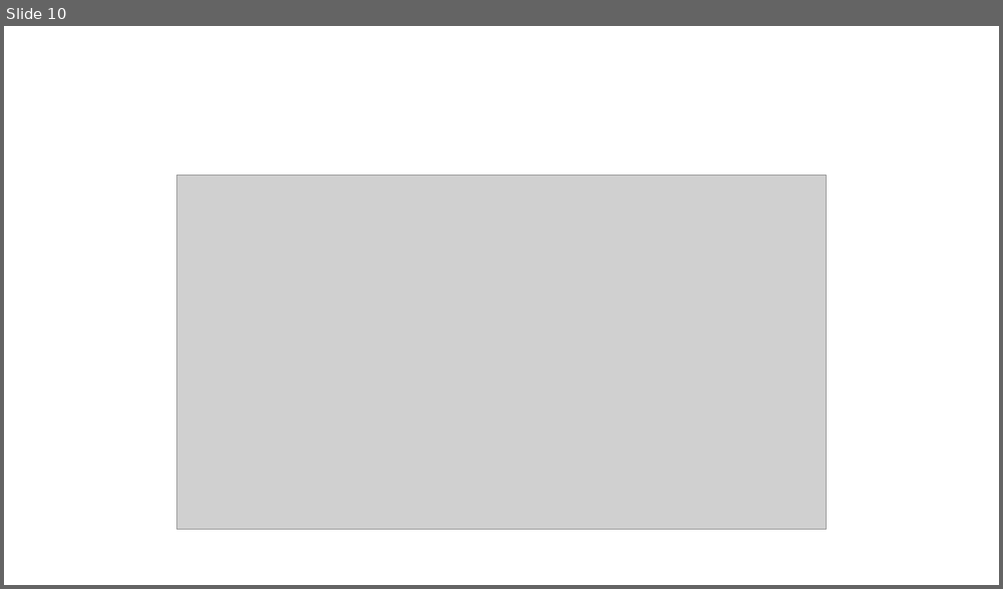
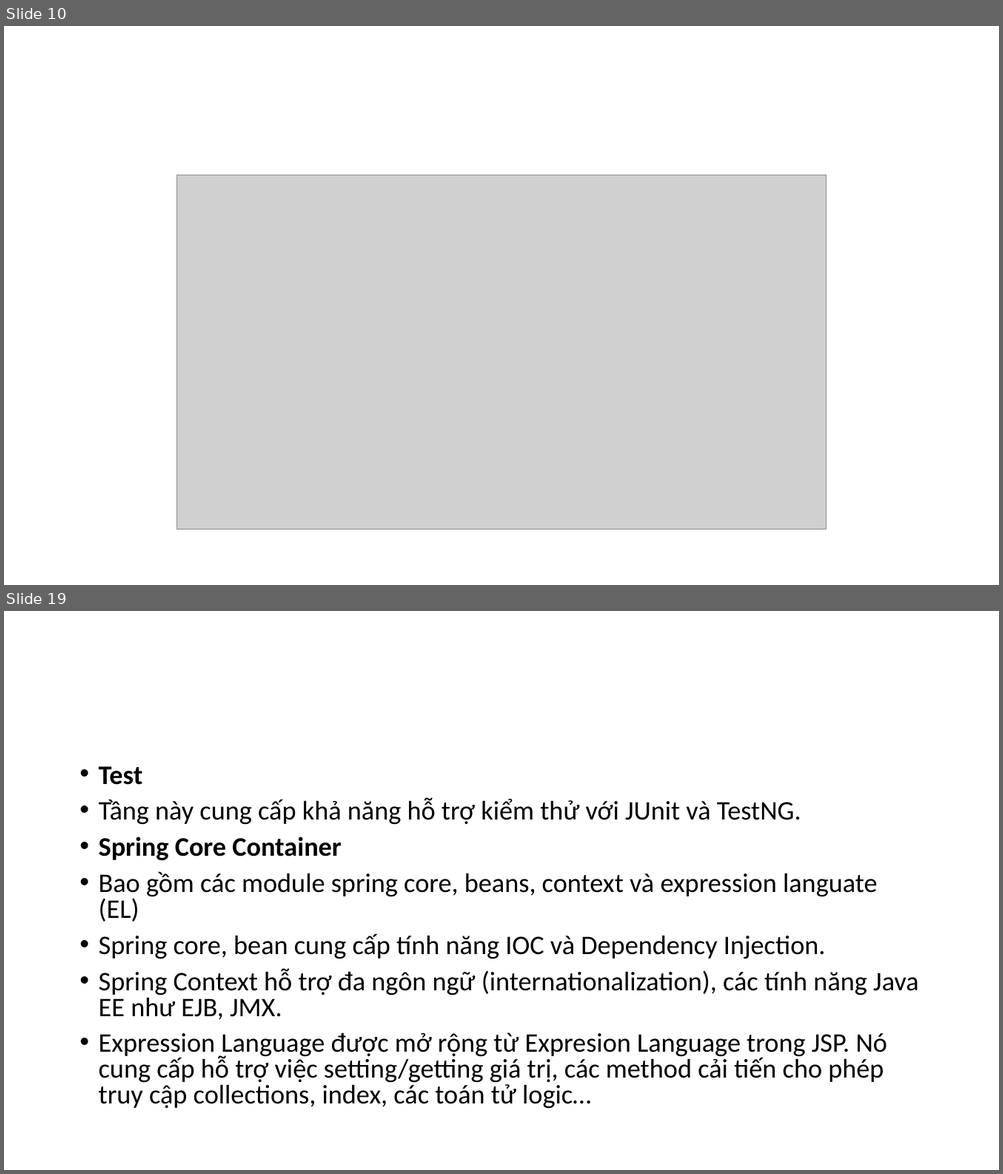
Before and after one commit to hoanghiep8921/t3h_demo, a slide deck: slide-t3h/Webservices.pptx. Shown one above the other, each under a label of ours: slide 10 before the commit, slides 10 and 19 after it; the slides between them are not shown. The pictures are 1003x589 and 1003x1174 pixels, drawn with LibreOffice and Linux fonts; fonts in the diff are those of the drawing; grey boxes stand for pictures. Boxes give left, top, right and bottom in pixels: in the first picture for what was removed or moved away, otherwise in the second. Text is boxed around its words. In the diff, an @@ line names an element or a change of style, - is before the commit and + after.

```diff
--- a/slide-t3h/Webservices.pptx
+++ b/slide-t3h/Webservices.pptx
@@ slide 19 added at <box>4,611,999,1170</box>, background #FFFFFF @@
@@ text added at <box>99,766,919,1109</box>, 25.9 pt, text #000000 @@
+• Test
+• Tầng này cung cấp khả năng hỗ trợ kiểm thử với JUnit và TestNG.
+• Spring Core Container
+• Bao gồm các module spring core, beans, context và expression languate (EL)
+• Spring core, bean cung cấp tính năng IOC và Dependency Injection.
+• Spring Context hỗ trợ đa ngôn ngữ (internationalization), các tính năng Java EE như EJB, JMX.
+• Expression Language được mở rộng từ Expresion Language trong JSP. Nó cung cấp hỗ trợ việc setting/getting giá trị, các method cải tiến cho phép truy cập collections, index, các toán tử logic…
```
Also in this commit, not shown: 3 slides changed, 11 other slides added, 1 slide removed, 2 other files.
